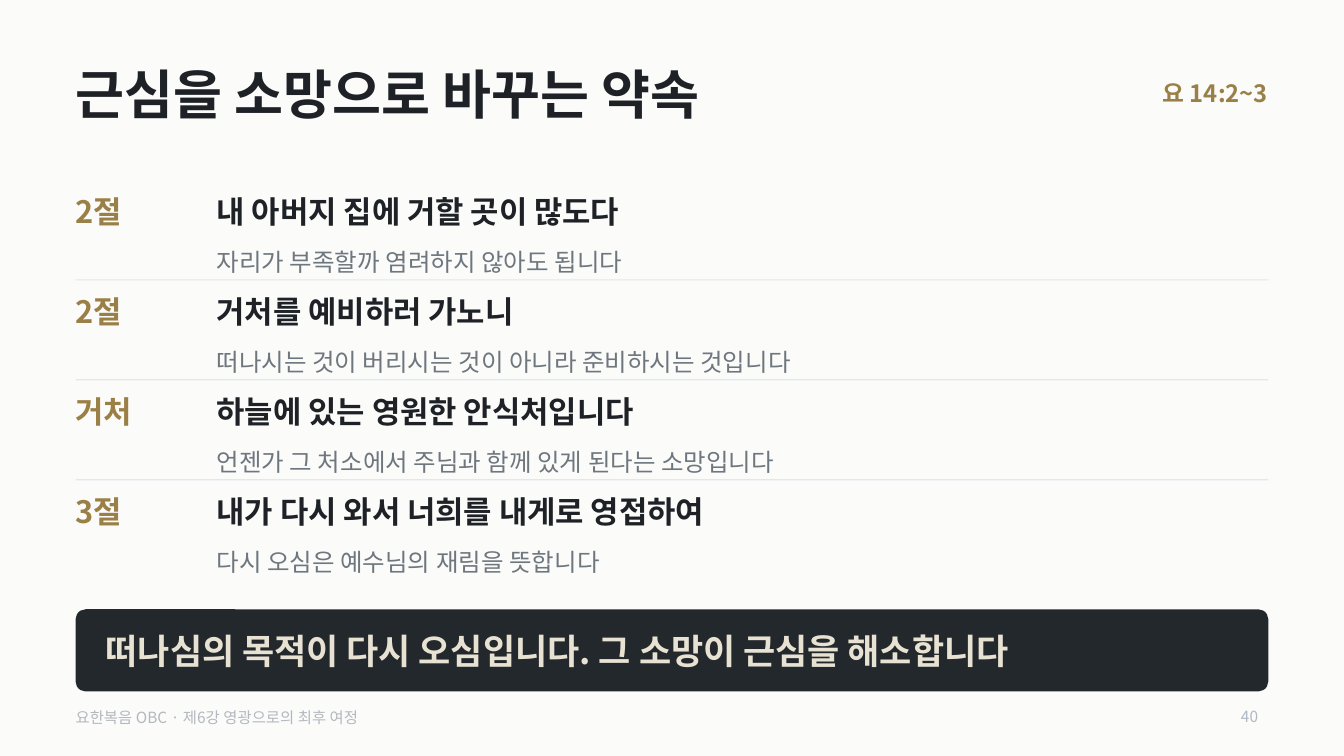
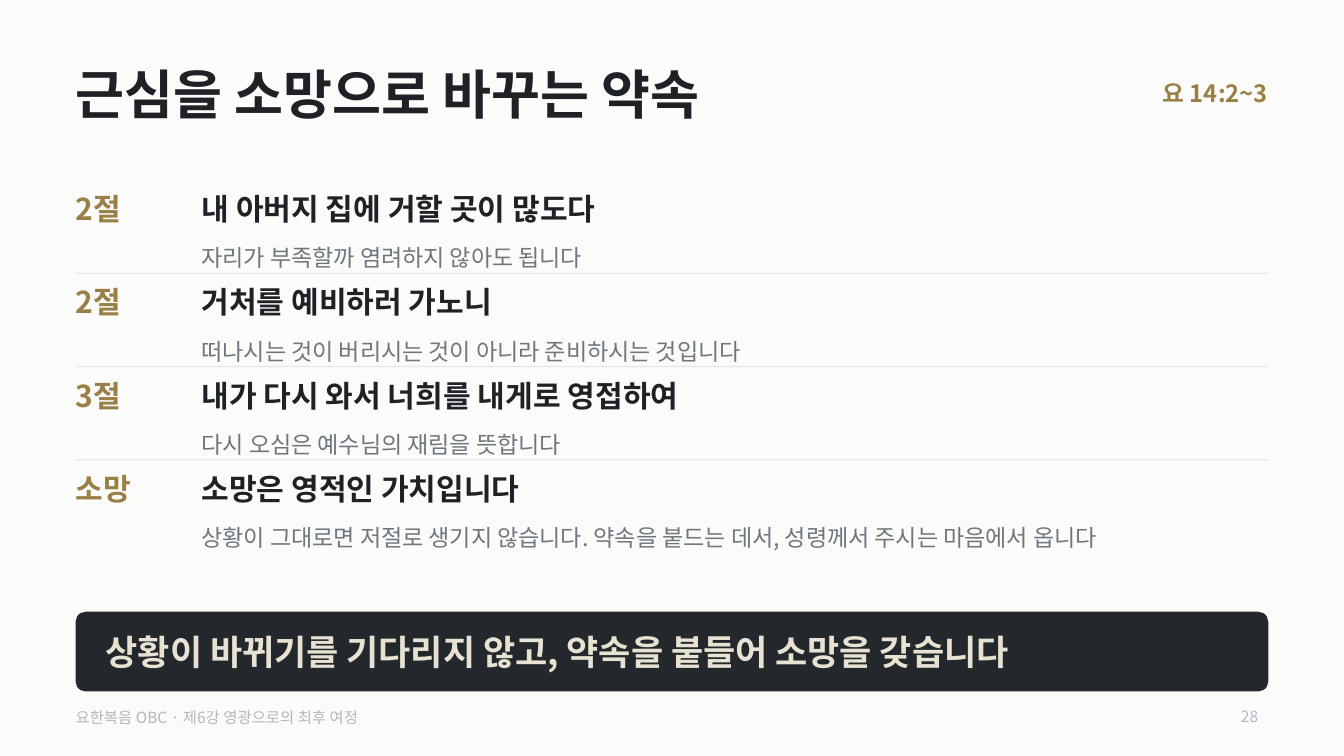
Before and after one commit to mio-modu/bible_GospelofJohn, a slide deck: slide 28 of dist/요한복음_6강_영광으로의_최후_여정.pptx (slide 40 before the commit). Drawn at 1344x756 pixels with LibreOffice and Linux fonts; fonts in the diff are those of the drawing. Boxes give left, top, right and bottom in pixels: in the first picture for what was removed or moved away, otherwise in the second. Text is boxed around its words. In the diff, an @@ line names an element or a change of style, - is before the commit and + after.

```diff
--- a/dist/요한복음_6강_영광으로의_최후_여정.pptx
+++ b/dist/요한복음_6강_영광으로의_최후_여정.pptx
@@ text "내 아버지 집에 거할 곳이 ...": place and size @@
-text "내 아버지 집에 거할 곳이 ..." at [217, 197, 619, 226]
+text "내 아버지 집에 거할 곳이 ..." at [202, 194, 595, 223]
@@ text "자리가 부족할까 염려하지 않아도 됩니다": place and size @@
-text "자리가 부족할까 염려하지 않아도 됩니다" at [217, 250, 623, 273]
+text "자리가 부족할까 염려하지 않아도 됩니다" at [202, 246, 583, 268]
@@ text "2절": place and size @@
-text "2절" at [76, 297, 122, 326]
+text "2절" at [76, 288, 121, 316]
@@ rectangle: place and size @@
-rectangle at [76, 279, 1268, 280]
+rectangle at [76, 273, 1268, 274]
@@ text "거처를 예비하러 가노니": place and size @@
-text "거처를 예비하러 가노니" at [217, 297, 514, 326]
+text "거처를 예비하러 가노니" at [202, 287, 492, 316]
@@ text "떠나시는 것이 버리시는 것이 아니라 ...": place and size @@
-text "떠나시는 것이 버리시는 것이 아니라 ..." at [217, 351, 790, 373]
+text "떠나시는 것이 버리시는 것이 아니라 ..." at [202, 341, 741, 362]
@@ size 22 to 21.5 pt in 6 elements at [202, 194, 595, 223], [202, 287, 492, 316], [76, 195, 121, 223], [76, 288, 121, 316], [202, 381, 679, 410], [76, 382, 121, 410] @@
@@ rectangle: place and size @@
-rectangle at [76, 379, 1268, 380]
+rectangle at [76, 366, 1268, 367]
@@ text "3절": place and size @@
-text "3절" at [76, 497, 122, 526]
+text "3절" at [76, 382, 121, 410]
@@ text "내가 다시 와서 너희를 내게로 ...": place and size @@
-text "내가 다시 와서 너희를 내게로 ..." at [217, 497, 704, 526]
+text "내가 다시 와서 너희를 내게로 ..." at [202, 381, 679, 410]
@@ text removed at [76, 397, 133, 426] @@
-거처
@@ text removed at [217, 397, 634, 426] @@
-하늘에 있는 영원한 안식처입니다
@@ size 17.5 to 16.5 pt in 3 elements at [202, 246, 583, 268], [202, 341, 741, 362], [202, 434, 561, 455] @@
@@ text "다시 오심은 예수님의 재림을 뜻합니다": place and size @@
-text "다시 오심은 예수님의 재림을 뜻합니다" at [217, 550, 599, 573]
+text "다시 오심은 예수님의 재림을 뜻합니다" at [202, 434, 561, 455]
@@ rectangle: place and size @@
-rectangle at [76, 479, 1268, 480]
+rectangle at [76, 459, 1268, 460]
@@ text added at [76, 475, 131, 503], 21.5 pt, text #9A8046, bold @@
+소망
@@ text at [202, 474, 519, 503]: text changed; size 17.5 to 21.5 pt; text colour #6E767E to #1E2226; bold on @@
-언젠가 그 처소에서 주님과 함께 있게 된다는 소망입니다
+소망은 영적인 가치입니다
@@ text added at [202, 527, 1097, 550], 16.5 pt, text #6E767E @@
+상황이 그대로면 저절로 생기지 않습니다. 약속을 붙드는 데서, 성령께서 주시는 마음에서 옵니다
@@ rounded rectangle at [76, 612, 1268, 692]: proportions changed @@
@@ text at [106, 635, 1009, 673]: text changed @@
-떠나심의 목적이 다시 오심입니다. 그 소망이 근심을 해소합니다
+상황이 바뀌기를 기다리지 않고, 약속을 붙들어 소망을 갖습니다
@@ page number at [1241, 711, 1258, 722]: text changed @@
-40
+28
```
Also in this commit, not shown: 17 other slides changed, 22 slides removed, 12 other files.
